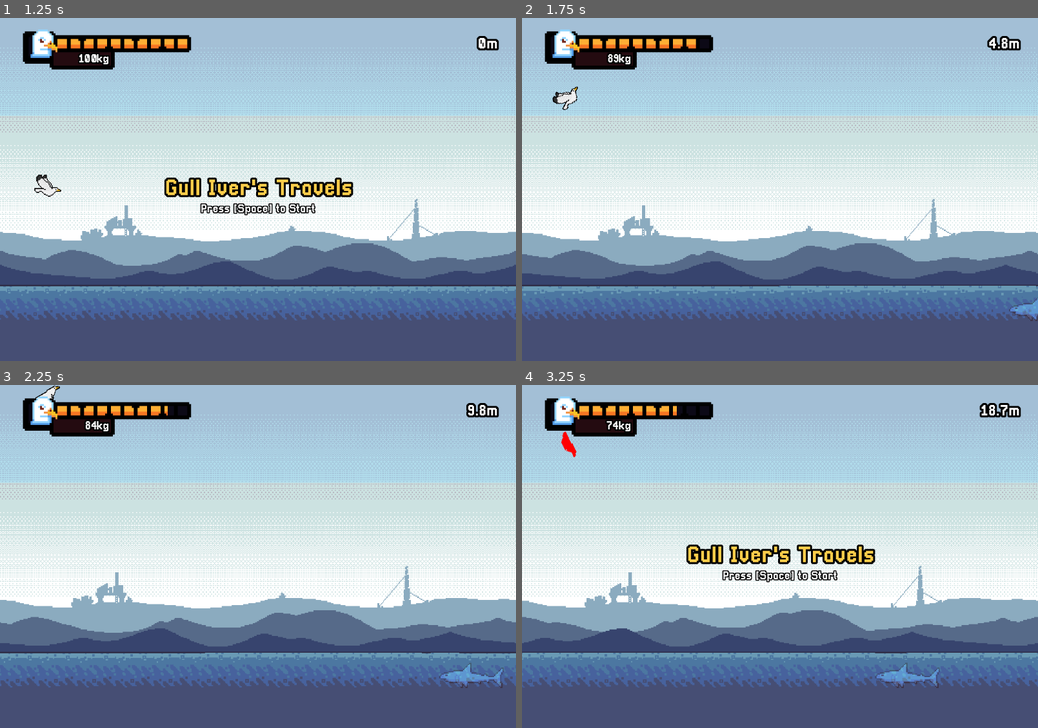
Above: before the commit, frames 1-4 (two rows, left to right).
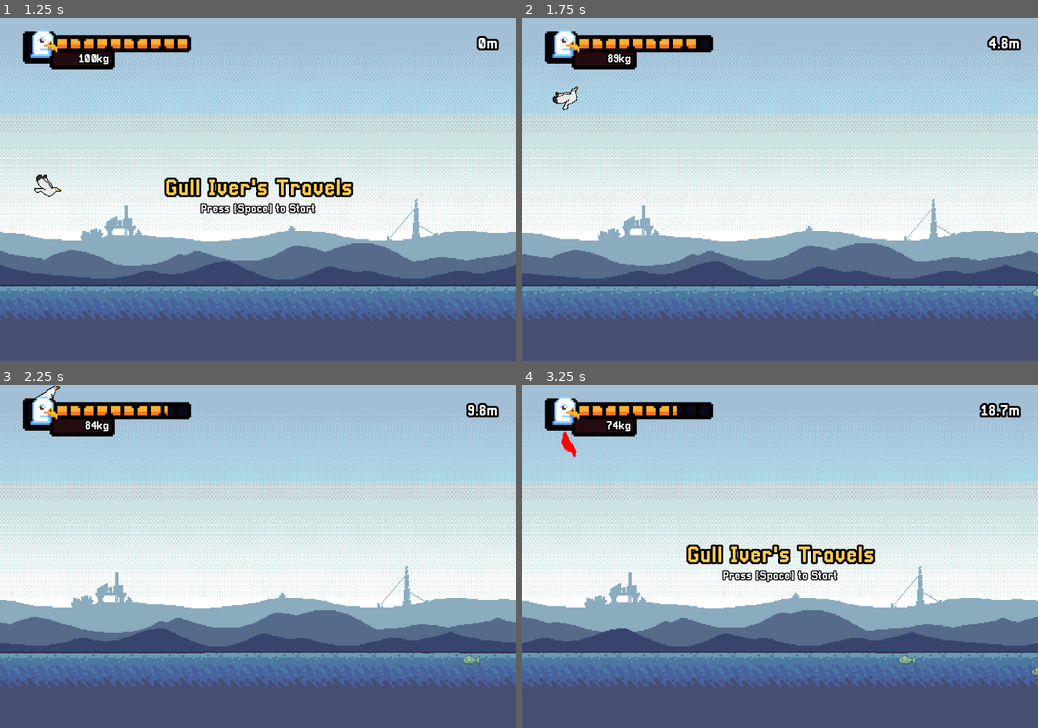
Above: after the commit, the same moments.

Repository: FakeThird/gull-ivers-travels
Game: Godot game, scene res://title_screen.tscn
Two runs of this game, one before a commit and one after it. Both use one fixed random seed, a clock stepped at 60 frames per second and the inputs below.
Inputs:
- Up to frame 1 (1.25 s): click "Start" at 0.5 s
- Up to frame 2 (1.75 s): tap Space (flap) at 1.25, 1.52 s
- Up to frame 3 (2.25 s): tap Space (flap) at 1.82 s
- Up to frame 4 (3.25 s): tap Space (flap) at 2.27, 2.57 s

Frame 1 is identical in both runs. In frame 2, 0.2% of the frame differs, in the area x 94-100%, y 78-89%; in frame 3, 0.4%; in frame 4, 0.5%, in the area x 68-100%, y 78-89%.

Commit message:
feat: added randomness in spawn interval

Diff:
--- a/spawner.gd
+++ b/spawner.gd
@@ -2,41 +2,83 @@
 class_name Spawner
 
 @export var world: World
-@export var fish_scene: PackedScene
-@export var shark_scene: PackedScene
-@export var buoy_scene: PackedScene
-@export var rock_scene: PackedScene
-@export var ship_scene: PackedScene
+@export var spawn_interval_min: float = 200
+@export var spawn_interval_max: float = 500
+@export var scenes: Dictionary[StringName, PackedScene] = {}
+#@export var fish_scene: PackedScene
+#@export var shark_scene: PackedScene
+#@export var buoy_scene: PackedScene
+#@export var rock_scene: PackedScene
+#@export var ship_scene: PackedScene
 
-var last_spawn_x = 0
-var spawn_interval = 300
+var pools: Dictionary = {}
+var last_spawn_x: float = 0.0
+var next_interval: float = 300.0
+
+var weights = {
+	"fish": 0.50,
+	"shark": 0.35,
+	"buoy": 0.10,
+	"rock": 0.04,
+	"ship": 0.01
+}
 
 func _ready() -> void:
 	set_process(false)
 
 func _process(_delta: float) -> void:
-	if global_position.x - last_spawn_x >= spawn_interval:
+	if global_position.x - last_spawn_x >= next_interval:
+		#spawn_from_pool()
 		spawn_object()
 		last_spawn_x = global_position.x
+		# Randomize next interval for a more "natural" feel
+		next_interval = randf_range(spawn_interval_min, spawn_interval_max)
+
+#func spawn_from_pool():
+	#var type = _get_weighted_type()
+	#if not scenes.has(type): return
+	#
+	#var obj: Node2D
+	#
+	## 1. Try to grab from pool
+	#if pools.has(type) and pools[type].size() > 0:
+		#obj = pools[type].pop_back()
+	#else:
+		## 2. If pool empty, instantiate new
+		#obj = scenes[type].instantiate()
+		#obj.add_to_group("spawnables")
+		#world.add_child(obj)
+	#
+	## 3. Reset and Position
+	#obj.global_position = global_position
+	#if obj.has_method("on_spawn"):
+		#obj.on_spawn() # We tell the object to randomize itself!
+	#obj.show()
+	#obj.set_process(true)
+
+func _get_weighted_type() -> String:
+	var roll = randf()
+	var cumulative = 0.0
+	for type in weights:
+		cumulative += weights[type]
+		if roll <= cumulative:
+			return type
+	return "fish"
+
+func recycle_object(type: String, obj: Node2D):
+	obj.hide()
+	obj.set_process(false)
+	if not pools.has(type):
+		pools[type] = []
+	pools[type].append(obj)
 
 func spawn_object() -> void:
-	if not world or not fish_scene or not shark_scene:
+	var type = _get_weighted_type()
+
+	if not scenes.has(type):
 		return
 
-	var chance = randf()
-	var new_obj
-
-	if chance <= 0.50:
-		new_obj = fish_scene.instantiate()
-	elif chance <= 0.85:
-		new_obj = shark_scene.instantiate()
-	elif chance <= 0.95:
-		new_obj = buoy_scene.instantiate()
-	elif chance <= 0.99:
-		new_obj = rock_scene.instantiate()
-	elif chance <= 1.00:
-		new_obj = ship_scene.instantiate()
-
+	var new_obj: Node2D = scenes[type].instantiate()
 	world.add_child(new_obj)
 	new_obj.position = global_position
 	if new_obj.has_method("on_spawn"):
--- a/world.tscn
+++ b/world.tscn
@@ -19,9 +19,7 @@
 [ext_resource type="AudioStream" uid="uid://mm8us1hrn341" path="res://assets/audio/oceanwaves.wav" id="13_2o6r5"]
 [ext_resource type="PackedScene" uid="uid://oo05xdye4s6t" path="res://hud.tscn" id="14_70uel"]
 [ext_resource type="AudioStream" uid="uid://co5kq8lwii7a4" path="res://assets/audio/splash.wav" id="14_bc84e"]
-[ext_resource type="Script" path="res://fish.gd" id="15_mc2jv"]
-[ext_resource type="Texture2D" uid="uid://imfmvdve8six" path="res://assets/fish/0.png" id="16_bo7i5"]
-[ext_resource type="PackedScene" uid="uid://bgpaobvr22jw6" path="res://collect_area.tscn" id="17_4h6ng"]
+[ext_resource type="PackedScene" uid="uid://b8v1imb3h0xdn" path="res://fish.tscn" id="15_il2jm"]
 [ext_resource type="PackedScene" uid="uid://dxmyktka707cg" path="res://buoy.tscn" id="17_bc84e"]
 [ext_resource type="PackedScene" uid="uid://b5qwe8hurcxbe" path="res://rock.tscn" id="18_wukud"]
 [ext_resource type="PackedScene" uid="uid://lphejilergf4" path="res://ship.tscn" id="21_o3ebs"]
@@ -41,33 +39,6 @@
 frame_2/texture = ExtResource("11_ikiii")
 frame_2/duration = 2.0
 
-[sub_resource type="SpriteFrames" id="SpriteFrames_oovoc"]
-animations = [{
-"frames": [{
-"duration": 1.0,
-"texture": ExtResource("16_bo7i5")
-}],
-"loop": true,
-"name": &"idle",
-"speed": 5.0
-}]
-
-[sub_resource type="RectangleShape2D" id="RectangleShape2D_6ik3a"]
-size = Vector2(40, 23)
-
-[sub_resource type="PackedScene" id="PackedScene_k83mh"]
-_bundled = {
-"conn_count": 1,
-"conns": PackedInt32Array(1073741831, 1073741830, 34, 33, 2, 0, 0),
-"editable_instances": [NodePath("CollectArea")],
-"names": PackedStringArray("Fish", "Node2D", "fish", "spawnables", "script", "Sprite2D", "Sprite2D", "ColorRect", "ColorRect", "visible", "offset_left", "offset_right", "offset_bottom", "color", "AnimatedSprite2D", "AnimatedSprite2D", "scale", "sprite_frames", "animation", "autoplay", "offset", "flip_h", "CollectArea", "collision_layer", "type", "value", "CollisionShape2D", "position", "shape", "VisibleOnScreenNotifier2D", "VisibleOnScreenNotifier2D", "position", "rect", "_on_visibility_changed", "visibility_changed"),
-"node_count": 7,
-"node_paths": [NodePath("."), NodePath("./Sprite2D"), NodePath("."), NodePath("."), NodePath("./CollectArea"), NodePath("."), NodePath("."), NodePath(".")],
-"nodes": PackedInt32Array(-1, -1, 1, 0, -1, 1, 4, 0, 2, 2, 3, 1073741824, 0, 6, 5, -1, 0, 0, 1073741825, 0, 8, 7, -1, 5, 9, 1, 10, 2, 11, 3, 12, 4, 13, 5, 0, 1073741826, 0, 15, 14, -1, 6, 16, 6, 17, 7, 18, 8, 19, 9, 20, 10, 21, 11, 0, 1073741827, 0, 2147483647, 22, 12, 3, 23, 13, 24, 14, 25, 15, 0, 1073741828, -1, 2147483647, 262170, -1, 2, 27, 16, 28, 17, 0, 1073741829, 0, 30, 29, -1, 2, 31, 18, 32, 19, 0),
-"variants": [ExtResource("15_mc2jv"), false, -16.0, 16.0, 32.0, Color(0.10980392, 0.74509805, 0, 1), Vector2(2.5, 2.5), SubResource("SpriteFrames_oovoc"), &"idle", "idle", Vector2(0, 3), true, ExtResource("17_4h6ng"), 8, "Fish", 20.0, Vector2(0, 12.5), SubResource("RectangleShape2D_6ik3a"), Vector2(-6, 10), Rect2(-14, -9, 40, 23)],
-"version": 3
-}
-
 [node name="World" type="Node2D"]
 script = ExtResource("1_fj7yv")
 
@@ -203,11 +174,13 @@
 [node name="Spawner" parent="FollowCamera" node_paths=PackedStringArray("world") instance=ExtResource("7_pkg7o")]
 position = Vector2(1080, 200)
 world = NodePath("../..")
-fish_scene = SubResource("PackedScene_k83mh")
-shark_scene = ExtResource("5_036b0")
-buoy_scene = ExtResource("17_bc84e")
-rock_scene = ExtResource("18_wukud")
-ship_scene = ExtResource("21_o3ebs")
+scenes = Dictionary[StringName, PackedScene]({
+&"buoy": ExtResource("17_bc84e"),
+&"fish": ExtResource("15_il2jm"),
+&"rock": ExtResource("18_wukud"),
+&"shark": ExtResource("5_036b0"),
+&"ship": ExtResource("21_o3ebs")
+})
 
 [node name="Theme" type="AudioStreamPlayer2D" parent="FollowCamera"]
 position = Vector2(-100, -360)
Not shown: 1 places in world.tscn that only renumber resources
